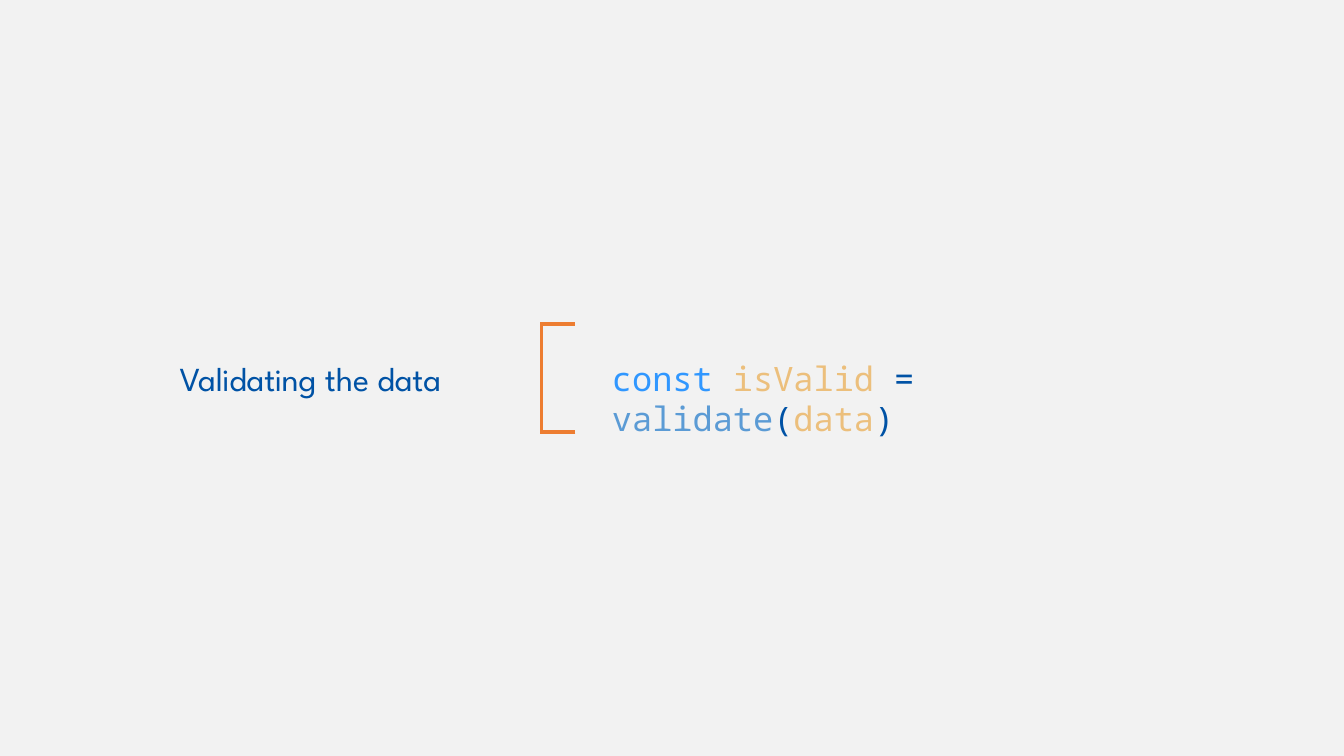
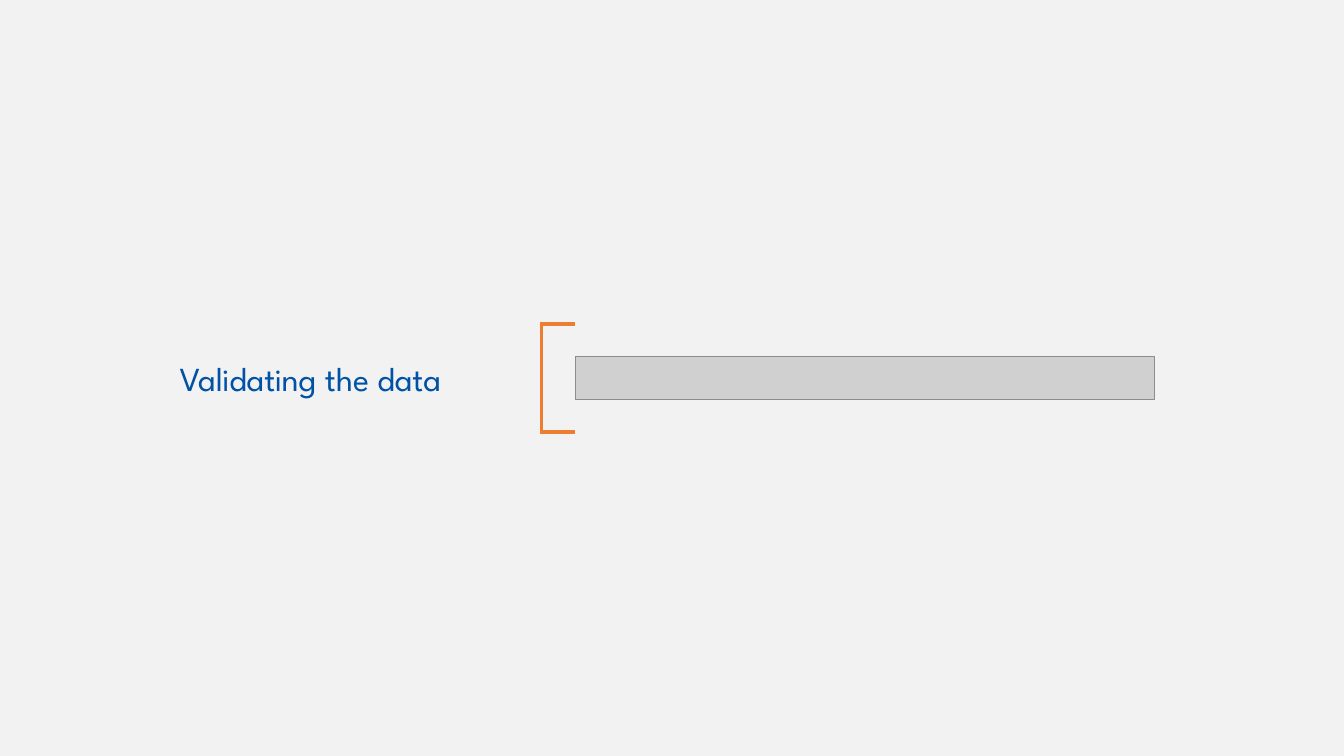
Before and after one commit to w3c/wot-cg, a slide deck: slide 16 of Tutorials/whatiswot/8-JSON_Schema_in_Practice_3/8-JSON_Schema_in_Practice_3.pptx. Drawn at 1344x756 pixels with LibreOffice and Linux fonts; fonts in the diff are those of the drawing; grey boxes stand for pictures. Boxes give left, top, right and bottom in pixels: in the first picture for what was removed or moved away, otherwise in the second. Text is boxed around its words. In the diff, an @@ line names an element or a change of style, - is before the commit and + after.

```diff
--- a/Tutorials/whatiswot/8-JSON_Schema_in_Practice_3/8-JSON_Schema_in_Practice_3.pptx
+++ b/Tutorials/whatiswot/8-JSON_Schema_in_Practice_3/8-JSON_Schema_in_Practice_3.pptx
@@ picture added at <box>576,357,1154,400</box> @@
@@ text removed at <box>612,365,894,437</box> @@
-const isValid = validate(data)
```
Also in this commit, not shown: 13 other slides changed, 3 slides added, 3 slides removed, 21 other files.
